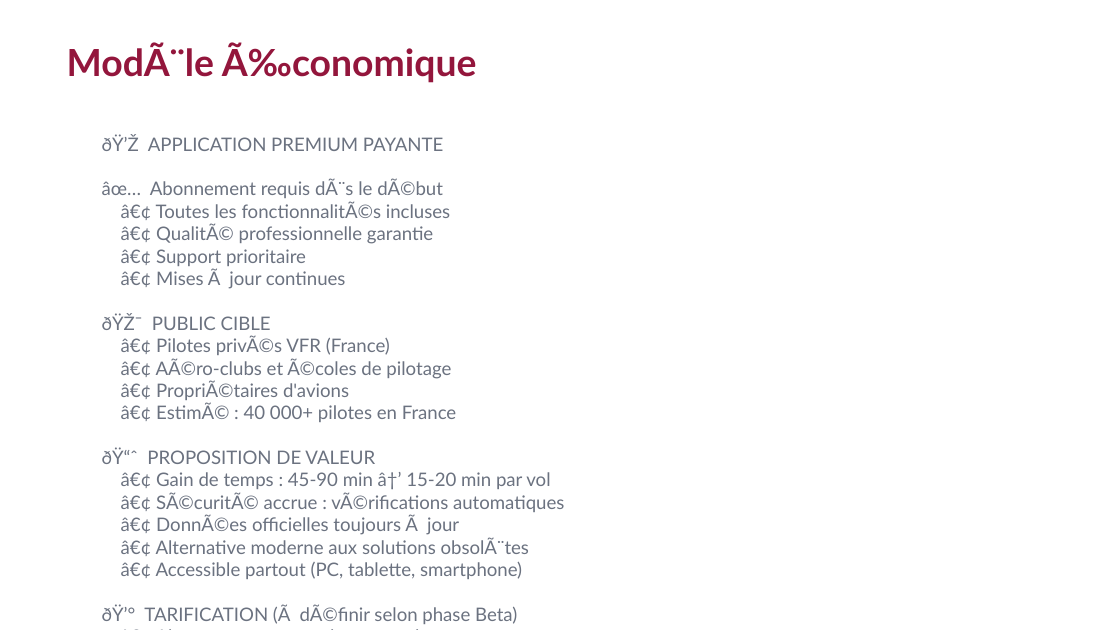
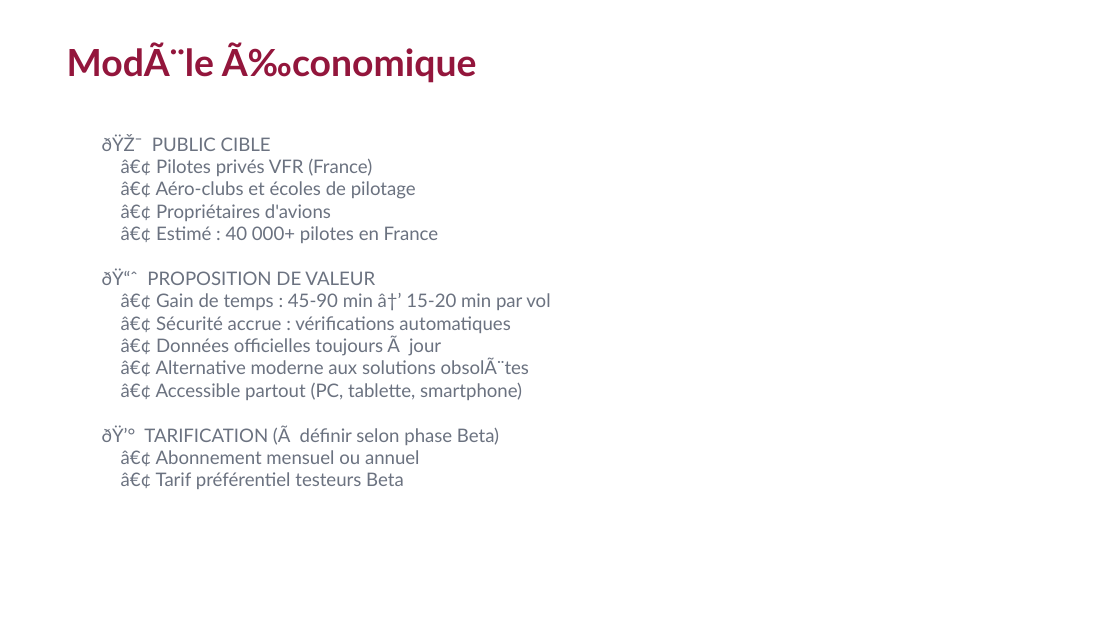
Before and after one commit to Ne0hermes/alflight, a slide deck: slide 31 of ALFlight_Presentation_Complete.pptx (slide 9 before the commit). Drawn at 1120x630 pixels with LibreOffice and Linux fonts; fonts in the diff are those of the drawing. Boxes give left, top, right and bottom in pixels: in the first picture for what was removed or moved away, otherwise in the second. Text is boxed around its words. In the diff, an @@ line names an element or a change of style, - is before the commit and + after.

```diff
--- a/ALFlight_Presentation_Complete.pptx
+++ b/ALFlight_Presentation_Complete.pptx
@@ text at (102,135,550,489): text changed @@
-ðŸ’Ž APPLICATION PREMIUM PAYANTE
-âœ… Abonnement requis dÃ¨s le dÃ©but
-â€¢ Toutes les fonctionnalitÃ©s incluses
-â€¢ QualitÃ© professionnelle garantie
-â€¢ Support prioritaire
-â€¢ Mises Ã jour continues
-ðŸŽ¯ PUBLIC CIBLE
-â€¢ Pilotes privÃ©s VFR (France)
-â€¢ AÃ©ro-clubs et Ã©coles de pilotage
-â€¢ PropriÃ©taires d'avions
-â€¢ EstimÃ© : 40 000+ pilotes en France
-ðŸ“ˆ PROPOSITION DE VALEUR
-â€¢ Gain de temps : 45-90 min â†’ 15-20 min par vol
-â€¢ SÃ©curitÃ© accrue : vÃ©rifications automatiques
-â€¢ DonnÃ©es officielles toujours Ã jour
-â€¢ Alternative moderne aux solutions obsolÃ¨tes
-â€¢ Accessible partout (PC, tablette, smartphone)
-ðŸ’° TARIFICATION (Ã dÃ©finir selon phase Beta)
-â€¢ Abonnement mensuel ou annuel
-â€¢ Tarif prÃ©fÃ©rentiel testeurs Beta
+ðŸŽ¯ PUBLIC CIBLE
+â€¢ Pilotes privés VFR (France)
+â€¢ Aéro-clubs et écoles de pilotage
+â€¢ Propriétaires d'avions
+â€¢ Estimé : 40 000+ pilotes en France
+ðŸ“ˆ PROPOSITION DE VALEUR
+â€¢ Gain de temps : 45-90 min â†’ 15-20 min par vol
+â€¢ Sécurité accrue : vérifications automatiques
+â€¢ Données officielles toujours Ã jour
+â€¢ Alternative moderne aux solutions obsolÃ¨tes
+â€¢ Accessible partout (PC, tablette, smartphone)
+ðŸ’° TARIFICATION (Ã définir selon phase Beta)
+â€¢ Abonnement mensuel ou annuel
+â€¢ Tarif préférentiel testeurs Beta
```
Also in this commit, not shown: 18 other slides changed, 12 slides added, 7 slides removed, 3 other files.
